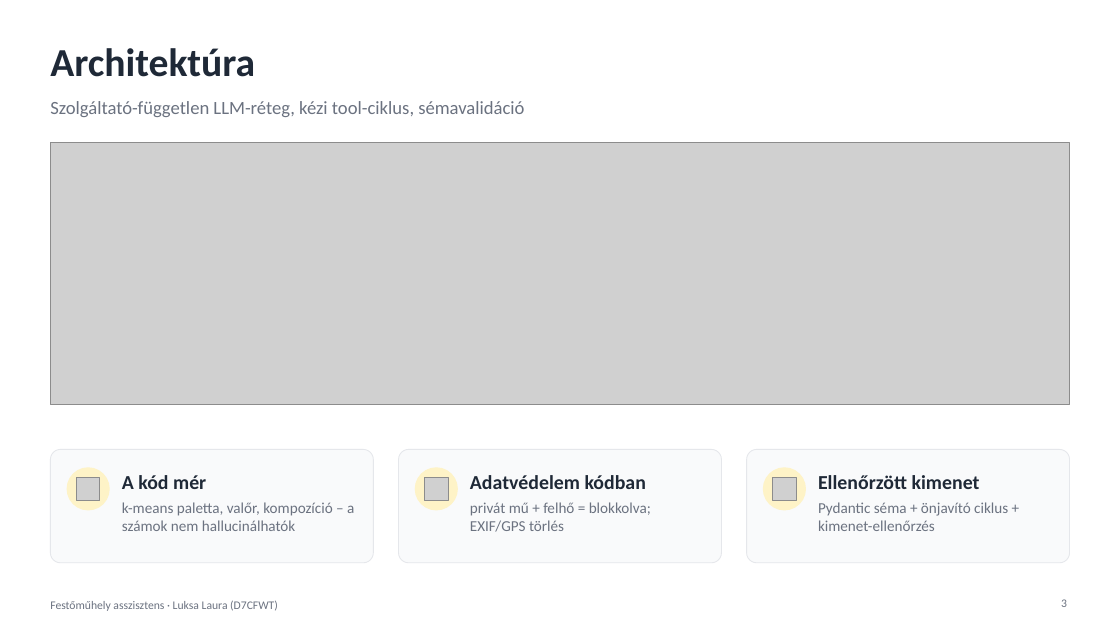
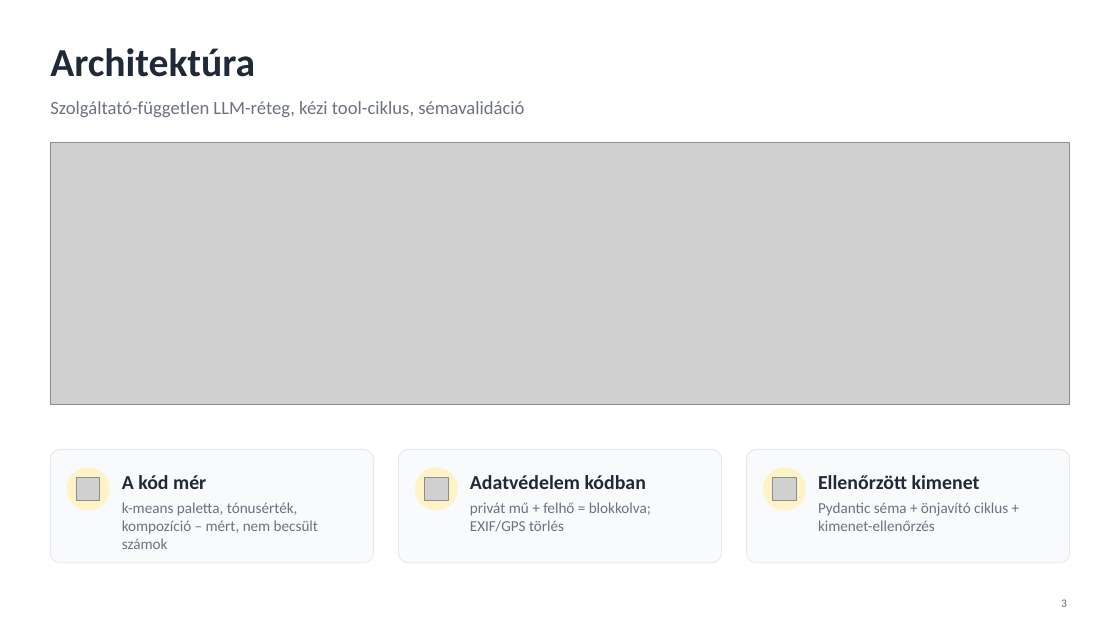
Before and after one commit to Torpe17/painting-studio-assistant, a slide deck: slide 3 of docs/Festomuhely_asszisztens_prezentacio.pptx. Drawn at 1120x630 pixels with LibreOffice and Linux fonts; fonts in the diff are those of the drawing; grey boxes stand for pictures. Boxes give left, top, right and bottom in pixels: in the first picture for what was removed or moved away, otherwise in the second. Text is boxed around its words. In the diff, an @@ line names an element or a change of style, - is before the commit and + after.

Commit message:
Presentation: wording fixes, no footer, amber comparison table
- "MI-asszisztens" instead of "MI-festőtanár"; no flattery line
- "tónusérték" instead of "valőr"; "híres / szabadon felhasználható
  festmények" instead of "közkincs"; "prompt injection" on the security slide
- footer removed (slide numbers kept); table restyled in the deck's amber

```diff
--- a/docs/Festomuhely_asszisztens_prezentacio.pptx
+++ b/docs/Festomuhely_asszisztens_prezentacio.pptx
@@ text at (122,502,318,549): text changed @@
-k-means paletta, valőr, kompozíció – a számok nem hallucinálhatók
+k-means paletta, tónusérték, kompozíció – mért, nem becsült számok
@@ text removed at (50,600,278,611) @@
-Festőműhely asszisztens · Luksa Laura (D7CFWT)
```
Also in this commit, not shown: 7 other slides changed.
